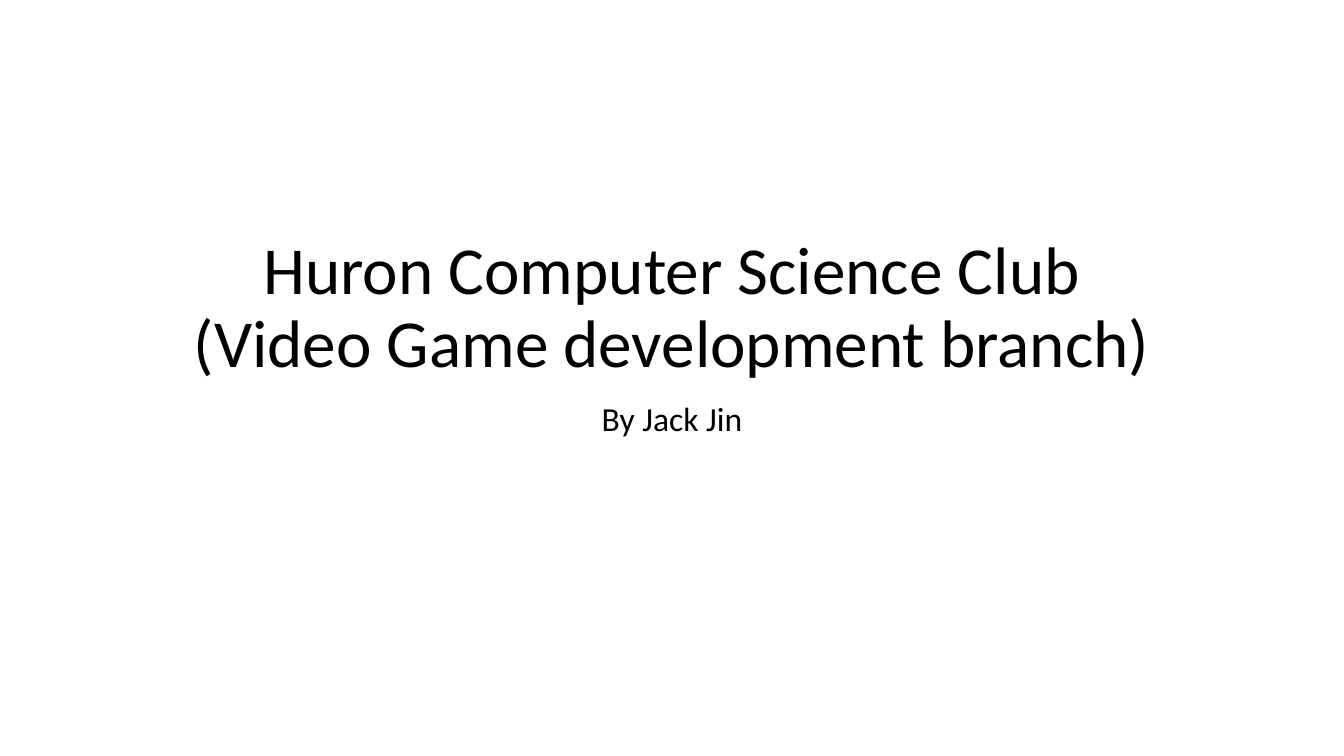
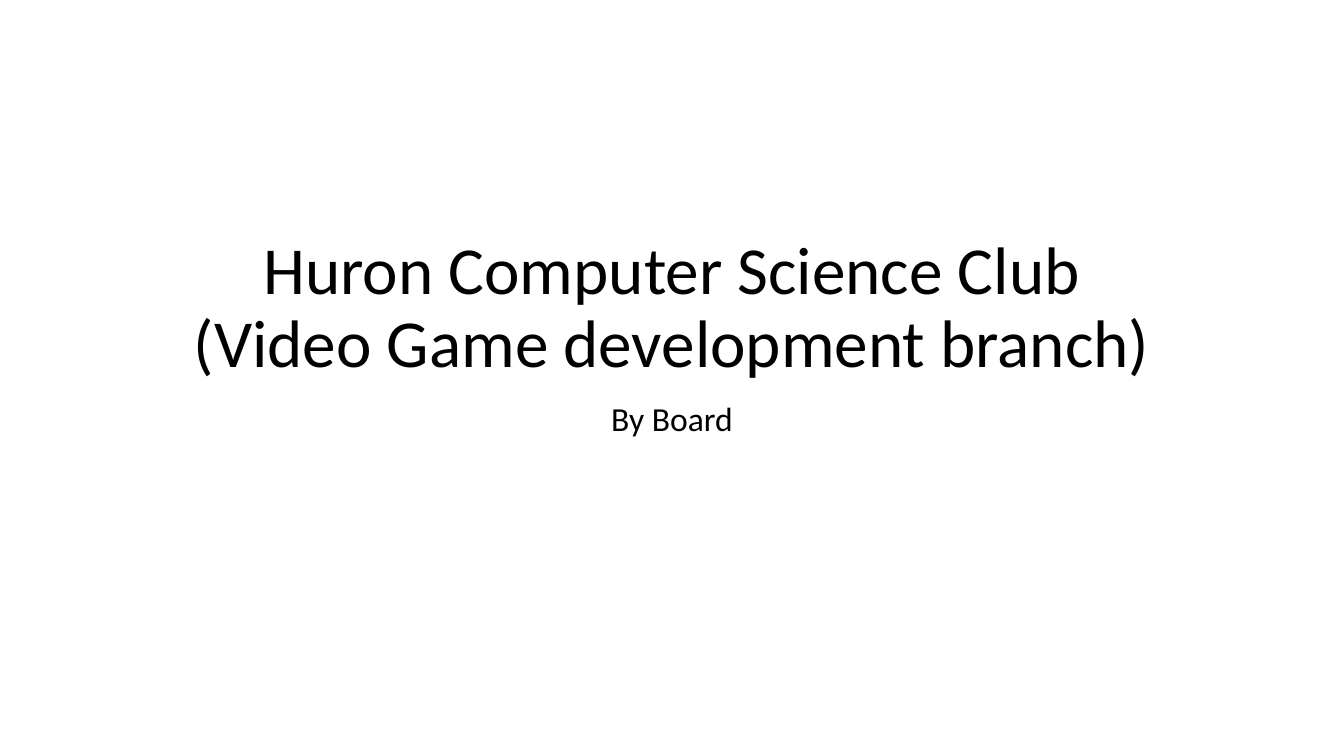
Before and after one commit to Huron-Computer-Science-Club/General_Information, a slide deck: slide 1 of Kick_off_slides.pptx. Drawn at 1344x756 pixels with LibreOffice and Linux fonts; fonts in the diff are those of the drawing. Boxes give left, top, right and bottom in pixels: in the first picture for what was removed or moved away, otherwise in the second. Text is boxed around its words. In the diff, an @@ line names an element or a change of style, - is before the commit and + after.

```diff
--- a/Kick_off_slides.pptx
+++ b/Kick_off_slides.pptx
@@ subtitle at box(611, 407, 733, 437): text changed @@
-By Jack Jin
+By Board
```
Also in this commit, not shown: 2 other slides changed, 4 slides added, 7 other files.
